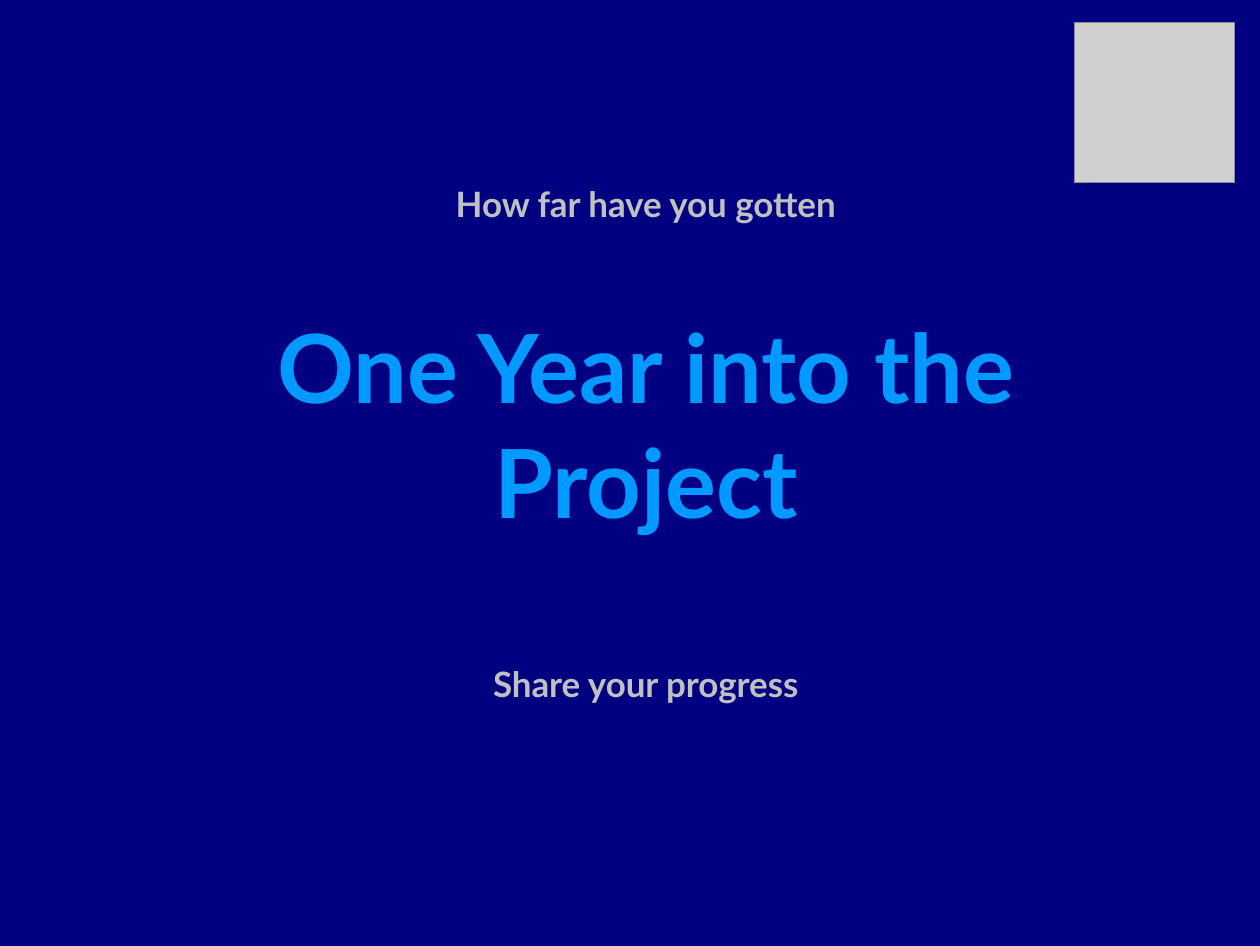
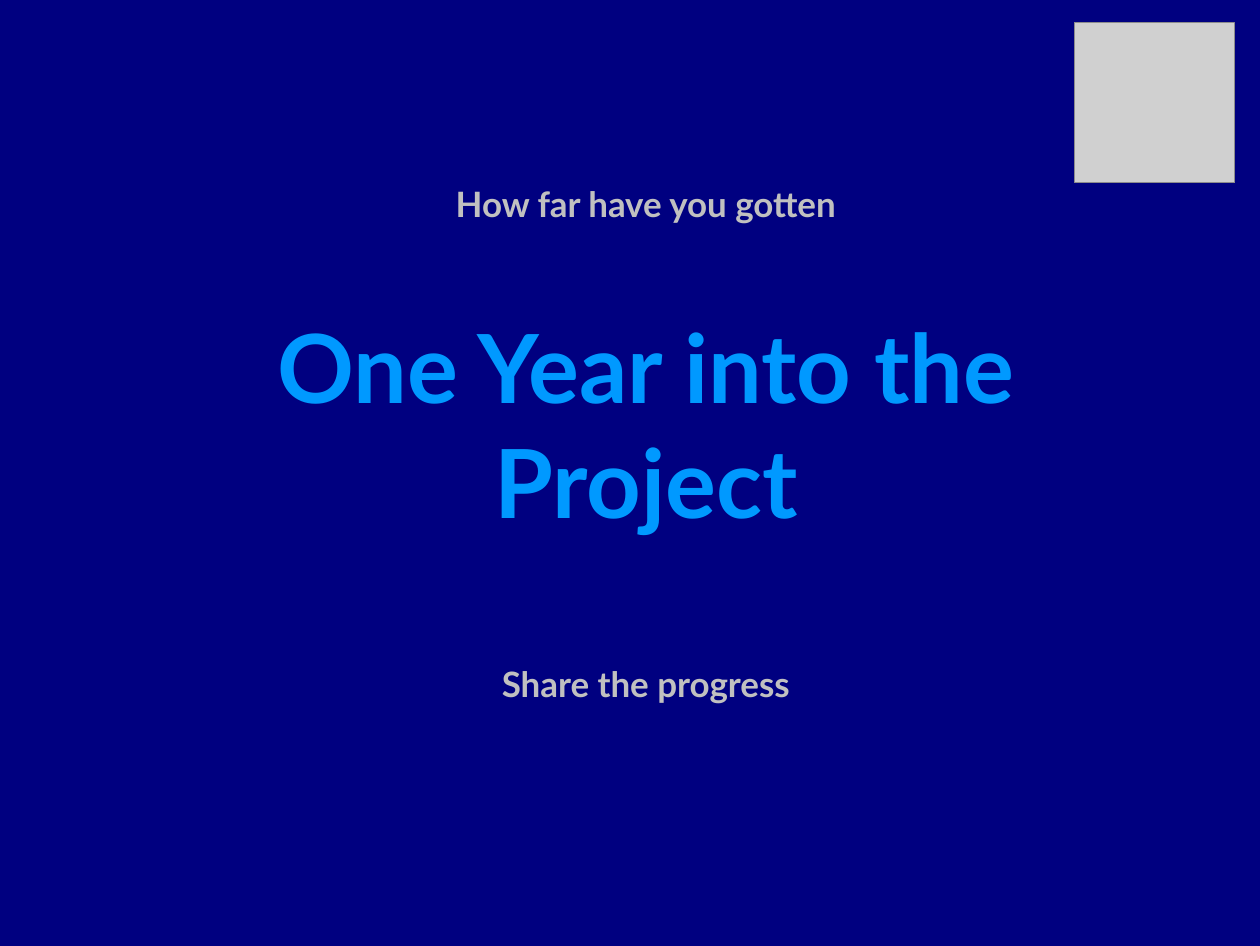
Before and after one commit to gooseproject/main, a slide deck: slide 23 of presentations/rebuilding_enterprise_linux-the_community_way.odp (slide 18 before the commit). Drawn at 1260x946 pixels with LibreOffice and Linux fonts; fonts in the diff are those of the drawing; grey boxes stand for pictures. Boxes give left, top, right and bottom in pixels: in the first picture for what was removed or moved away, otherwise in the second. Text is boxed around its words. In the diff, an @@ line names an element or a change of style, - is before the commit and + after.

```diff
--- a/presentations/rebuilding_enterprise_linux-the_community_way.odp
+++ b/presentations/rebuilding_enterprise_linux-the_community_way.odp
@@ text at (502,671,789,704): text changed @@
-Share your progress
+Share the progress
```
Also in this commit, not shown: 12 other slides changed, 6 slides added, 3 other files.
